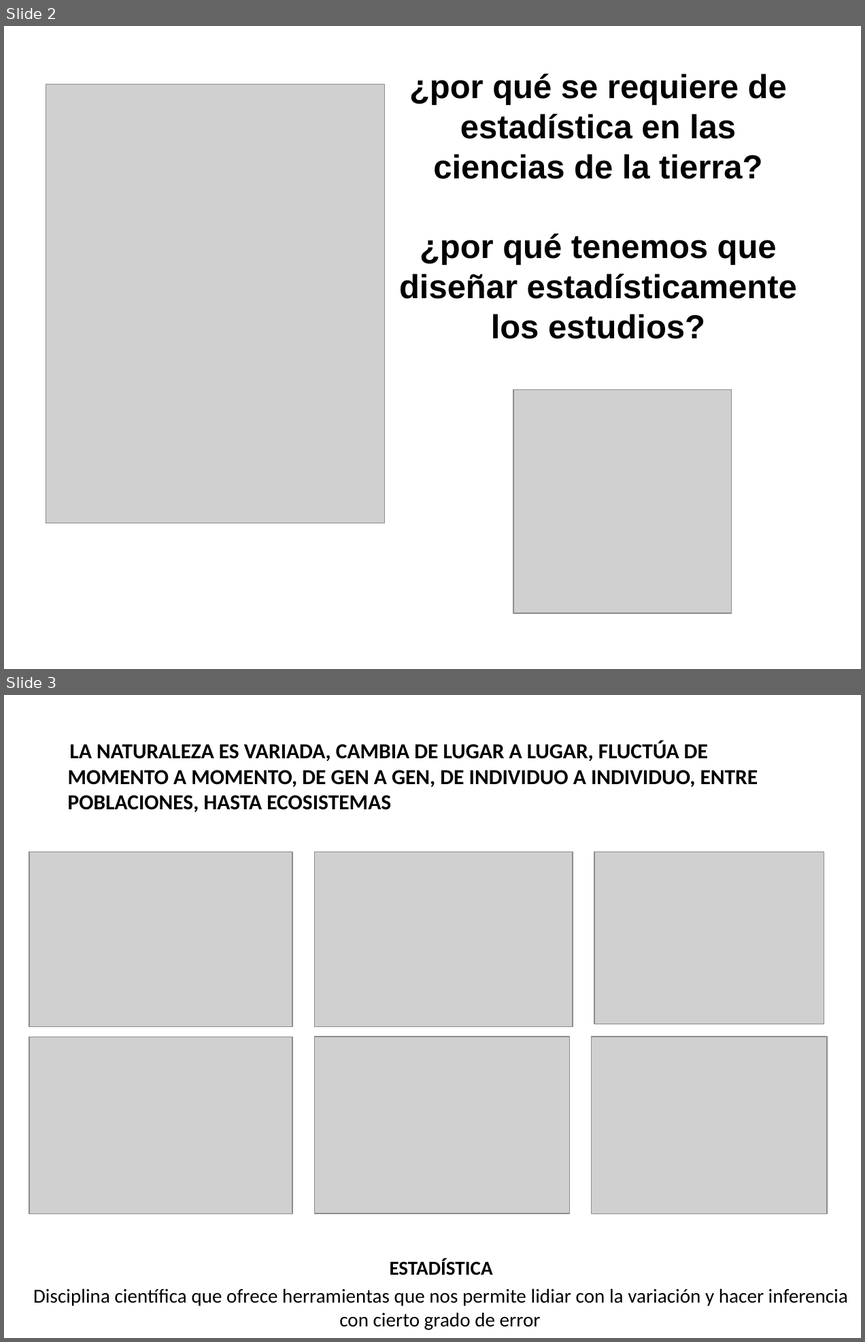
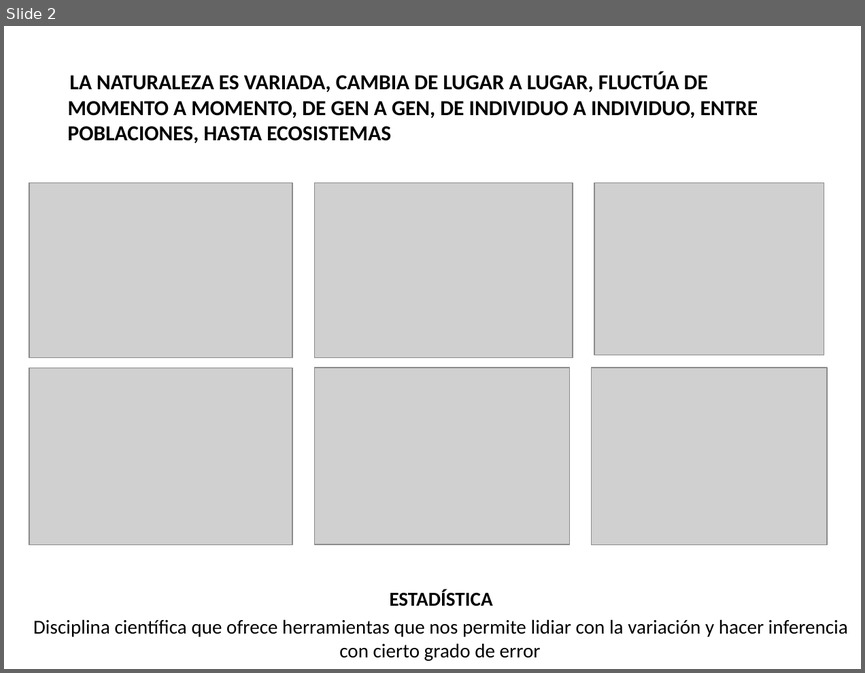
Before and after one commit to edlinguerra/LE-EAI, a slide deck: clases/Unidad VI - Estadística no paramétrica.pptx. Shown one above the other, each under a label of ours: slides 2 and 3 before the commit, slide 2 after it. The pictures are 865x1342 and 865x673 pixels, drawn with LibreOffice and Linux fonts; fonts in the diff are those of the drawing; grey boxes stand for pictures. Boxes give left, top, right and bottom in pixels: in the first picture for what was removed or moved away, otherwise in the second. Text is boxed around its words. In the diff, an @@ line names an element or a change of style, - is before the commit and + after.

```diff
--- a/clases/Unidad VI - Estadística no paramétrica.pptx
+++ b/clases/Unidad VI - Estadística no paramétrica.pptx
@@ slide 2 removed at box(4, 26, 861, 669), background #FFFFFF @@
@@ picture removed at box(46, 84, 384, 523) @@
@@ text removed at box(399, 74, 797, 339) @@
-¿por qué se requiere de estadística en las ciencias de la tierra?
-¿por qué tenemos que diseñar estadísticamente los estudios?
@@ picture removed at box(513, 390, 730, 614) @@
@@ what was slide 3 is now slide 2 @@
```
Also in this commit, not shown: 1 slide changed, 11 other files.
